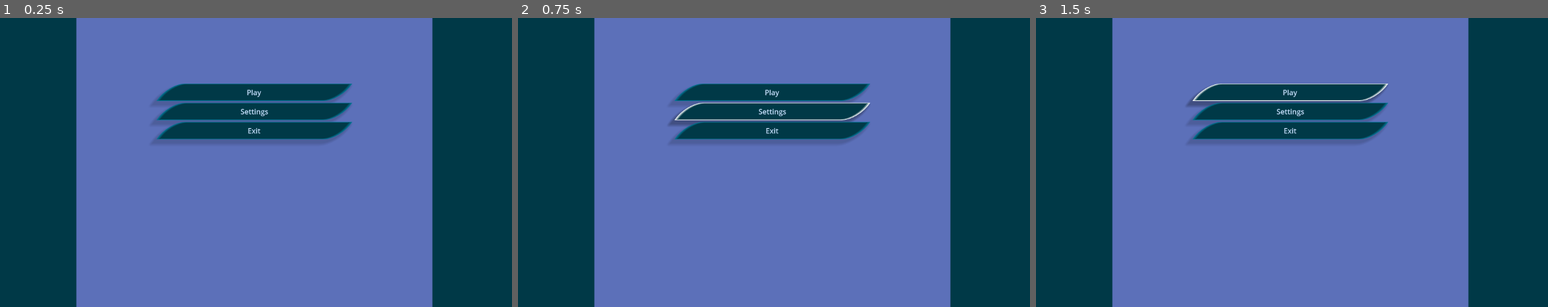
Above: before the commit, frames 1-3 (left to right).
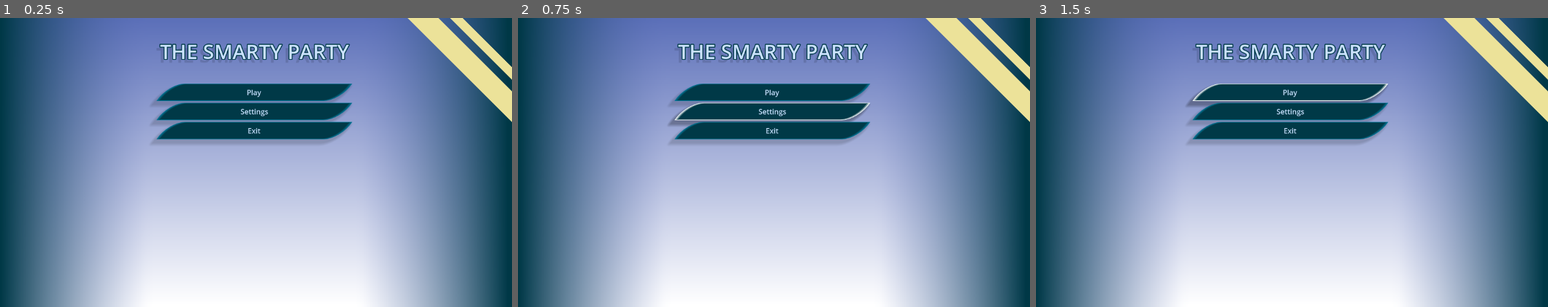
Above: after the commit, the same moments.

Repository: drigon573/The-Smarty-Party
Game: Godot game, scene res://Menus/MainMenu.tscn
The game is run twice, just before and just after one commit, with the same random seed, the same clock (stepped at 60 frames per second) and the same inputs. The project has no main scene, so this scene is started directly.
Inputs:
- Up to frame 1 (0.25 s): no input
- Up to frame 2 (0.75 s): click "Settings" at 0.5 s
- Up to frame 3 (1.5 s): click "Play" at 1.25 s

The runs differ from the first frame. In frame 1, 75% of the frame differs, in the area x 2-100%, y 0-100%; in frame 2, 75%; in frame 3, 75%.

Commit message:
Update MainMenu.tscn

Diff:
--- a/Menus/MainMenu.tscn
+++ b/Menus/MainMenu.tscn
@@ -1,34 +1,112 @@
-[gd_scene load_steps=2 format=3 uid="uid://cjptr5inwypf2"]
+[gd_scene load_steps=9 format=3 uid="uid://cjptr5inwypf2"]
 
 [ext_resource type="Theme" uid="uid://uck8mn5qiqe2" path="res://DefaultTheme.tres" id="1_spjp0"]
 
+[sub_resource type="Gradient" id="Gradient_pumre"]
+colors = PackedColorArray(1, 1, 1, 1, 1, 1, 1, 0)
+
+[sub_resource type="GradientTexture2D" id="GradientTexture2D_mqyrr"]
+gradient = SubResource("Gradient_pumre")
+fill_from = Vector2(1, 1)
+
+[sub_resource type="Gradient" id="Gradient_pgai5"]
+offsets = PackedFloat32Array(0, 0.292208)
+colors = PackedColorArray(0, 0.223529, 0.278431, 1, 0.360784, 0.439216, 0.72549, 0)
+
+[sub_resource type="GradientTexture2D" id="GradientTexture2D_0i2h4"]
+gradient = SubResource("Gradient_pgai5")
+
+[sub_resource type="Gradient" id="Gradient_2unjp"]
+offsets = PackedFloat32Array(0, 0.292208)
+colors = PackedColorArray(0, 0.223529, 0.278431, 1, 0.360784, 0.439216, 0.72549, 0)
+
+[sub_resource type="GradientTexture2D" id="GradientTexture2D_07apd"]
+gradient = SubResource("Gradient_2unjp")
+fill_from = Vector2(1, 0)
+fill_to = Vector2(0, 0)
+
+[sub_resource type="LabelSettings" id="LabelSettings_852w5"]
+font_size = 45
+font_color = Color(0.796078, 0.886275, 1, 1)
+outline_size = 8
+outline_color = Color(0, 0.223529, 0.278431, 1)
+shadow_color = Color(0, 0, 0, 0.117647)
+shadow_offset = Vector2(-8, 8)
+
 [node name="MainMenu" type="Node2D"]
 
-[node name="Background" type="ColorRect" parent="."]
+[node name="Background" type="Control" parent="."]
+layout_mode = 3
+anchors_preset = 0
+offset_right = 40.0
+offset_bottom = 40.0
+metadata/_edit_lock_ = true
+
+[node name="Background" type="ColorRect" parent="Background"]
 offset_right = 1152.0
 offset_bottom = 648.0
 color = Color(0.36029, 0.438313, 0.72517, 1)
 metadata/_edit_lock_ = true
 
-[node name="Background2" type="ColorRect" parent="."]
-offset_right = 178.0
-offset_bottom = 648.0
-color = Color(0, 0.223529, 0.278431, 1)
-
-[node name="Background3" type="ColorRect" parent="."]
-offset_left = 974.0
+[node name="Base Gradient" type="TextureRect" parent="Background"]
 offset_right = 1152.0
 offset_bottom = 648.0
-color = Color(0, 0.223529, 0.278431, 1)
+texture = SubResource("GradientTexture2D_mqyrr")
+metadata/_edit_lock_ = true
 
-[node name="Control" type="Control" parent="."]
+[node name="Left Gradient" type="TextureRect" parent="Background"]
+offset_right = 1152.0
+offset_bottom = 648.0
+texture = SubResource("GradientTexture2D_0i2h4")
+metadata/_edit_lock_ = true
+
+[node name="Right Gradient" type="TextureRect" parent="Background"]
+offset_right = 1152.0
+offset_bottom = 648.0
+texture = SubResource("GradientTexture2D_07apd")
+metadata/_edit_lock_ = true
+
+[node name="Stripe2" type="ColorRect" parent="Background"]
+offset_left = 971.648
+offset_top = -70.0
+offset_right = 1946.65
+offset_bottom = -50.0
+rotation = 0.785398
+color = Color(0.92549, 0.886275, 0.6, 1)
+
+[node name="Stripe" type="ColorRect" parent="Background"]
+layout_mode = 0
+offset_left = 945.648
+offset_top = -42.0
+offset_right = 1920.65
+offset_bottom = 7.00003
+rotation = 0.785398
+color = Color(0.92549, 0.886275, 0.6, 1)
+
+[node name="Main Menu" type="Control" parent="."]
 layout_mode = 3
 anchors_preset = 0
 offset_right = 1152.0
 offset_bottom = 648.0
 metadata/_edit_lock_ = true
 
-[node name="VBoxContainer" type="VBoxContainer" parent="Control"]
+[node name="Label" type="Label" parent="Main Menu"]
+layout_mode = 1
+anchors_preset = 5
+anchor_left = 0.5
+anchor_right = 0.5
+offset_left = -226.5
+offset_top = 40.0
+offset_right = 226.5
+offset_bottom = 109.0
+grow_horizontal = 2
+text = "THE SMARTY PARTY"
+label_settings = SubResource("LabelSettings_852w5")
+horizontal_alignment = 1
+vertical_alignment = 1
+metadata/_edit_lock_ = true
+
+[node name="VBoxContainer" type="VBoxContainer" parent="Main Menu"]
 layout_mode = 1
 anchors_preset = 8
 anchor_left = 0.5
@@ -38,20 +116,20 @@
 offset_left = -206.0
 offset_top = -177.0
 offset_right = 206.0
-offset_bottom = 177.0
+offset_bottom = 69.0
 grow_horizontal = 2
 grow_vertical = 2
 theme = ExtResource("1_spjp0")
 
-[node name="Play" type="Button" parent="Control/VBoxContainer"]
+[node name="Play" type="Button" parent="Main Menu/VBoxContainer"]
 layout_mode = 2
 text = "Play"
 
-[node name="Settings" type="Button" parent="Control/VBoxContainer"]
+[node name="Settings" type="Button" parent="Main Menu/VBoxContainer"]
 layout_mode = 2
 text = "Settings"
 
-[node name="Exit" type="Button" parent="Control/VBoxContainer"]
+[node name="Exit" type="Button" parent="Main Menu/VBoxContainer"]
 layout_mode = 2
 text = "Exit
 "
